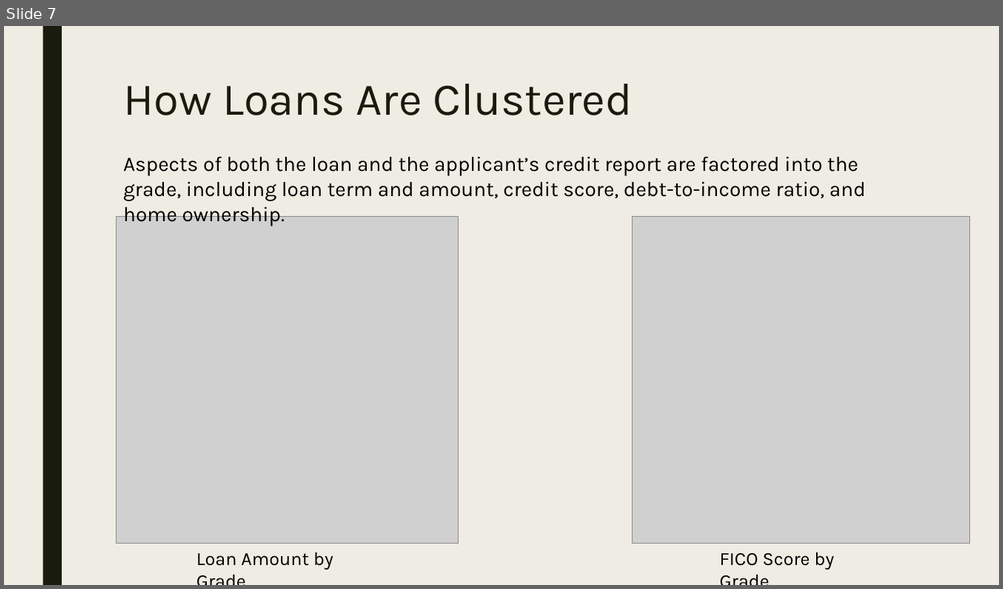
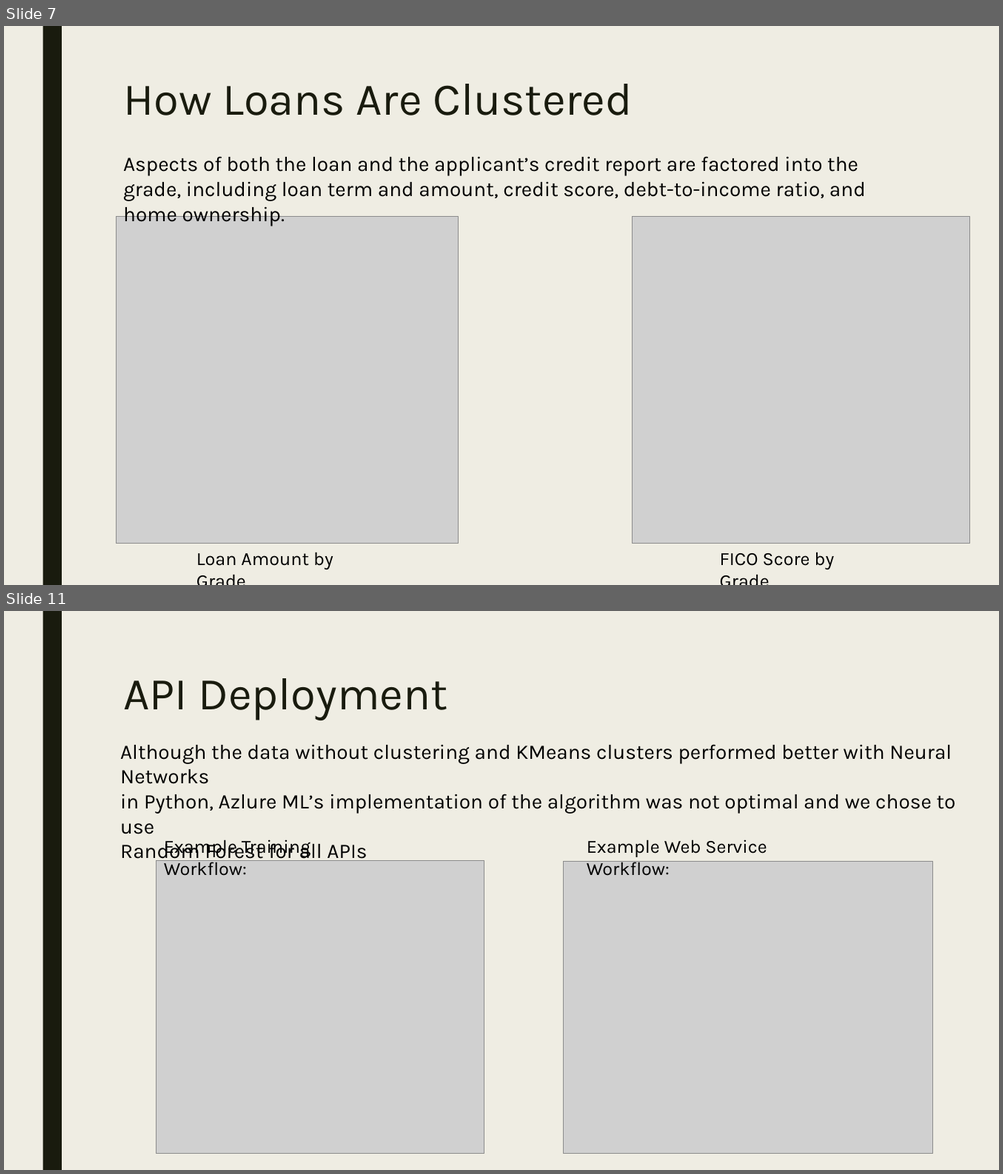
Before and after one commit to erstrong/INFO-7390-ADS-Fall-17-TeamNo., a slide deck: Assignment 2/Team 4 Slide Deck.pptx. Shown one above the other, each under a label of ours: slide 7 before the commit, slides 7 and 11 after it; the slides between them are not shown. The pictures are 1003x589 and 1003x1174 pixels, drawn with LibreOffice and Linux fonts; fonts in the diff are those of the drawing; grey boxes stand for pictures. Boxes give left, top, right and bottom in pixels: in the first picture for what was removed or moved away, otherwise in the second. Text is boxed around its words. In the diff, an @@ line names an element or a change of style, - is before the commit and + after.

```diff
--- a/Assignment 2/Team 4 Slide Deck.pptx
+++ b/Assignment 2/Team 4 Slide Deck.pptx
@@ slide 11 added at [4,611,999,1170], background #EFEDE3; not listed: 1 template element that a slide beside it also shows @@
@@ title added at [123,678,448,721], 44 pt, text #191B0E @@
+API Deployment
@@ text added at [120,744,956,864], 20 pt, text #000000 @@
+Although the data without clustering and KMeans clusters performed better with Neural Networks
+in Python, Azlure ML’s implementation of the algorithm was not optimal and we chose to use
+Random Forest for all APIs
@@ text added at [164,840,310,876], 18 pt, text #000000 @@
+Example Training Workflow:
@@ text added at [586,840,766,876], 18 pt, text #000000 @@
+Example Web Service Workflow:
@@ picture added at [156,861,484,1153] @@
@@ picture added at [563,862,933,1154] @@
```
Also in this commit, not shown: 1 slide changed, 4 other slides added, 5 slides removed, 16 other files.
